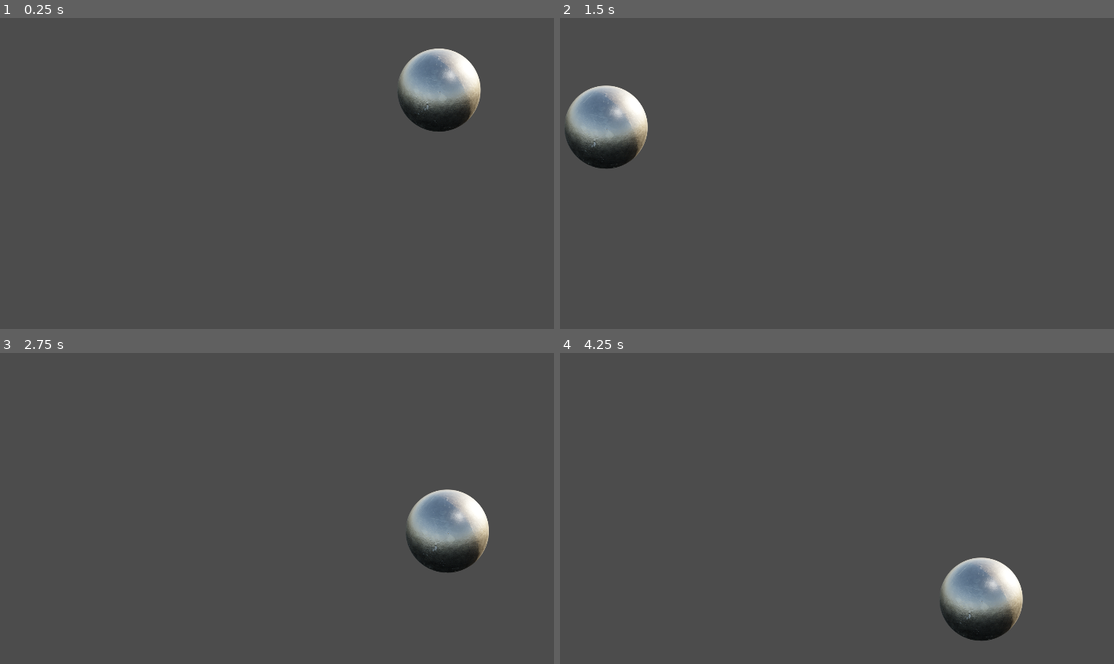
Above: before the commit, frames 1-4 (two rows, left to right).
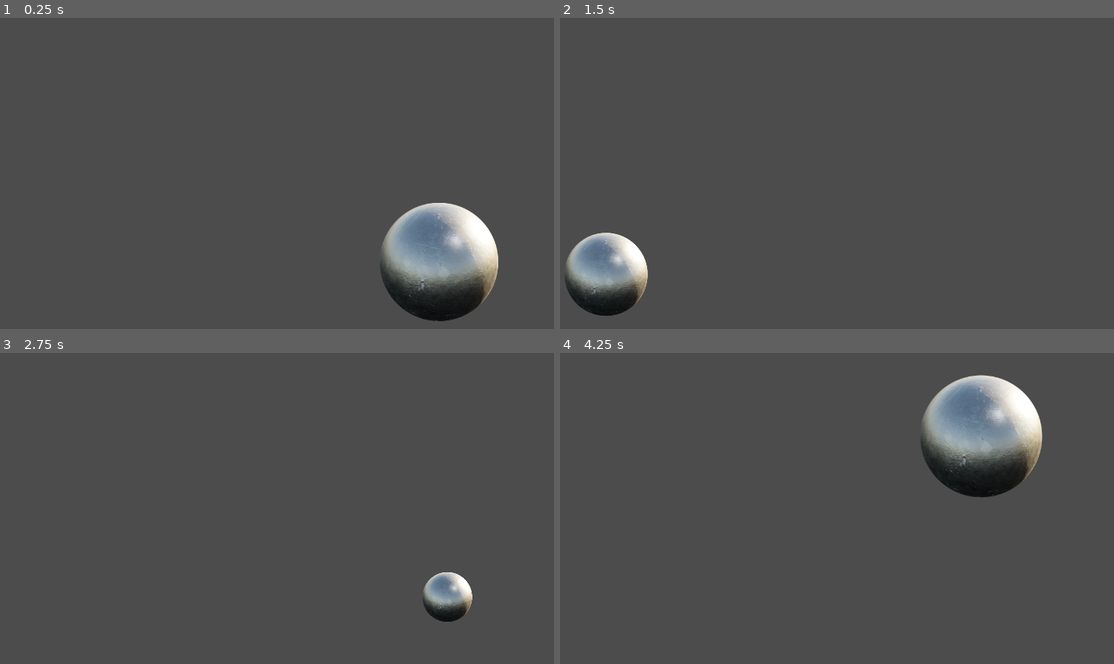
Above: after the commit, the same moments.

Repository: idaho06/tweenballs.godot
Game: Godot game, scene res://Demo.tscn
Two runs of this game, one before a commit and one after it. Both use one fixed random seed, a clock stepped at 60 frames per second and the inputs below.
Inputs:
- Up to frame 1 (0.25 s): no input
- Up to frame 2 (1.5 s): no input
- Up to frame 3 (2.75 s): no input
- Up to frame 4 (4.25 s): no input

The runs differ from the first frame. In frame 1, 8.9% of the frame differs, in the area x 68-90%, y 9-98%; in frame 2, 5.9%; in frame 3, 4.0%; in frame 4, 9.2%, in the area x 65-88%, y 7-93%.

Commit message:
Added size tween

Diff:
--- a/Demo.gd
+++ b/Demo.gd
@@ -8,9 +8,11 @@
 onready var minx = 128
 onready var maxx = 960 - 128
 onready var miny = 128
-onready var maxy = 540 - 128
+onready var maxy = 540 -128
 onready var halftimex = 1.0
-onready var halftimey = 5.0
+onready var halftimey = 0.3
+onready var mins = Vector2(0.2, 0.2)
+onready var maxs = Vector2(0.8, 0.8)
 
 
 # Called when the node enters the scene tree for the first time.
@@ -21,6 +23,7 @@
 	tweenx.repeat = true
 	tweenx.start()
 	tweenx.seek(halftimex/2.0)
+
 	var tweeny = get_node("TweenY")
 	tweeny.interpolate_property($ShinyBall,"position:y", miny, maxy, halftimey, Tween.TRANS_SINE, Tween.EASE_IN_OUT, 0)
 	tweeny.interpolate_property($ShinyBall,"position:y", maxy, miny, halftimey, Tween.TRANS_SINE, Tween.EASE_IN_OUT, halftimey)
@@ -28,6 +31,13 @@
 	#tweeny.seek(halftimey/2)
 	tweeny.start()
 
+	var tweens = get_node("TweenS")
+	tweens.interpolate_property($ShinyBall,"scale", maxs, mins, halftimex, Tween.TRANS_SINE, Tween.EASE_IN_OUT, 0)
+	tweens.interpolate_property($ShinyBall,"scale", mins, maxs, halftimex, Tween.TRANS_SINE, Tween.EASE_IN_OUT, halftimex)
+	tweens.repeat = true
+	tweens.start()
+	#tweens.seek(halftimex/2.0)
+
 
 # Called every frame. 'delta' is the elapsed time since the previous frame.
 #func _process(delta):
--- a/Demo.tscn
+++ b/Demo.tscn
@@ -13,3 +13,5 @@
 [node name="TweenX" type="Tween" parent="."]
 
 [node name="TweenY" type="Tween" parent="."]
+
+[node name="TweenS" type="Tween" parent="."]
